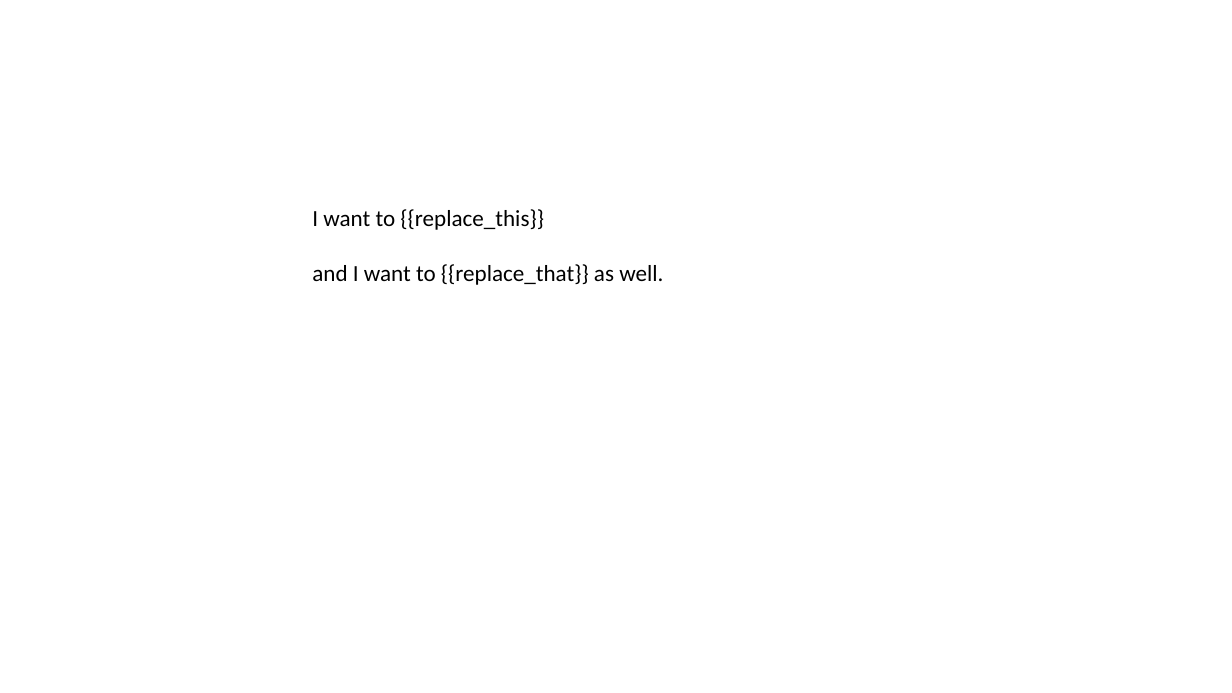
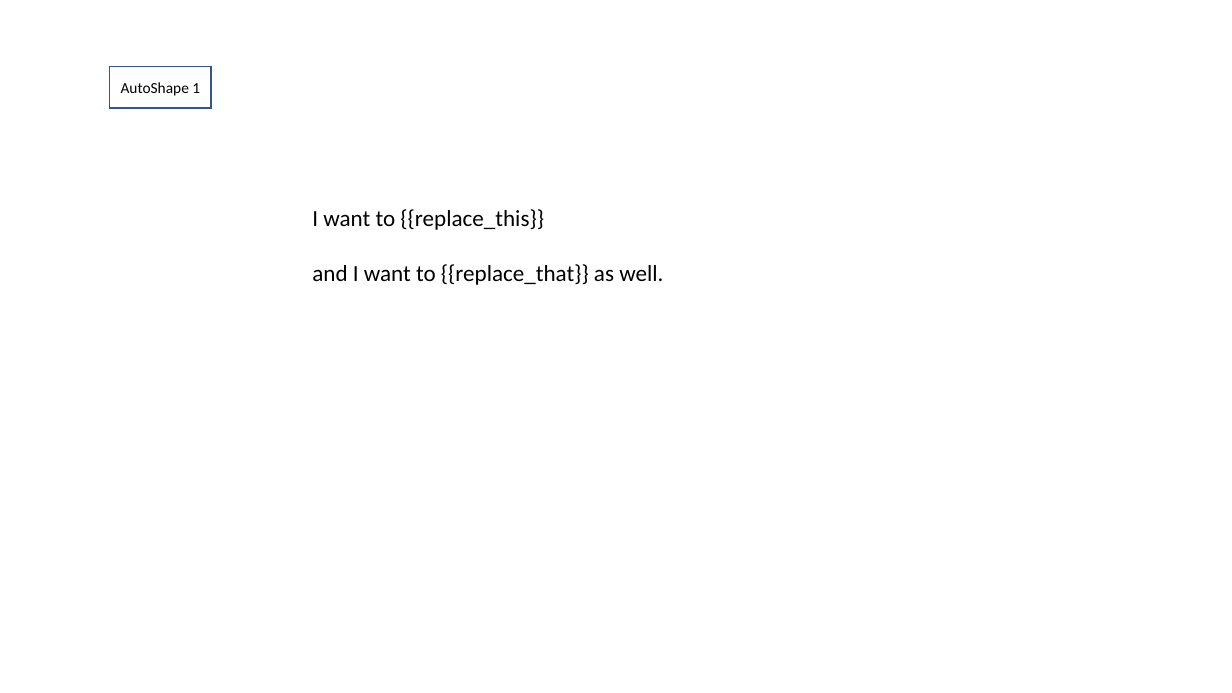
Before and after one commit to ShapeCrawler/ShapeCrawler, a slide deck: slide 1 of ShapeCrawler.Tests/Resource/autoshape/autoshape-case005_text-frame.pptx. Drawn at 1232x693 pixels with LibreOffice and Linux fonts; fonts in the diff are those of the drawing. Boxes give left, top, right and bottom in pixels: in the first picture for what was removed or moved away, otherwise in the second. Text is boxed around its words. In the diff, an @@ line names an element or a change of style, - is before the commit and + after.

Commit message:
refactor ShapeFill

```diff
--- a/ShapeCrawler.Tests/Resource/autoshape/autoshape-case005_text-frame.pptx
+++ b/ShapeCrawler.Tests/Resource/autoshape/autoshape-case005_text-frame.pptx
@@ rectangle added at (110, 67, 212, 108), outline #325491 1 pt, 12 pt, text #000000 @@
+AutoShape 1
```
Also in this commit, not shown: 4 other files.
